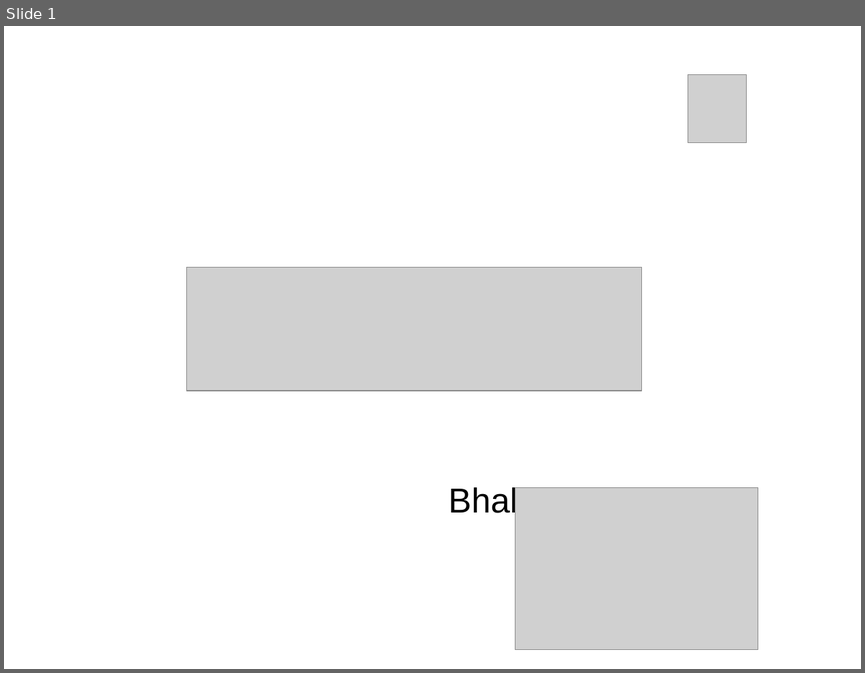
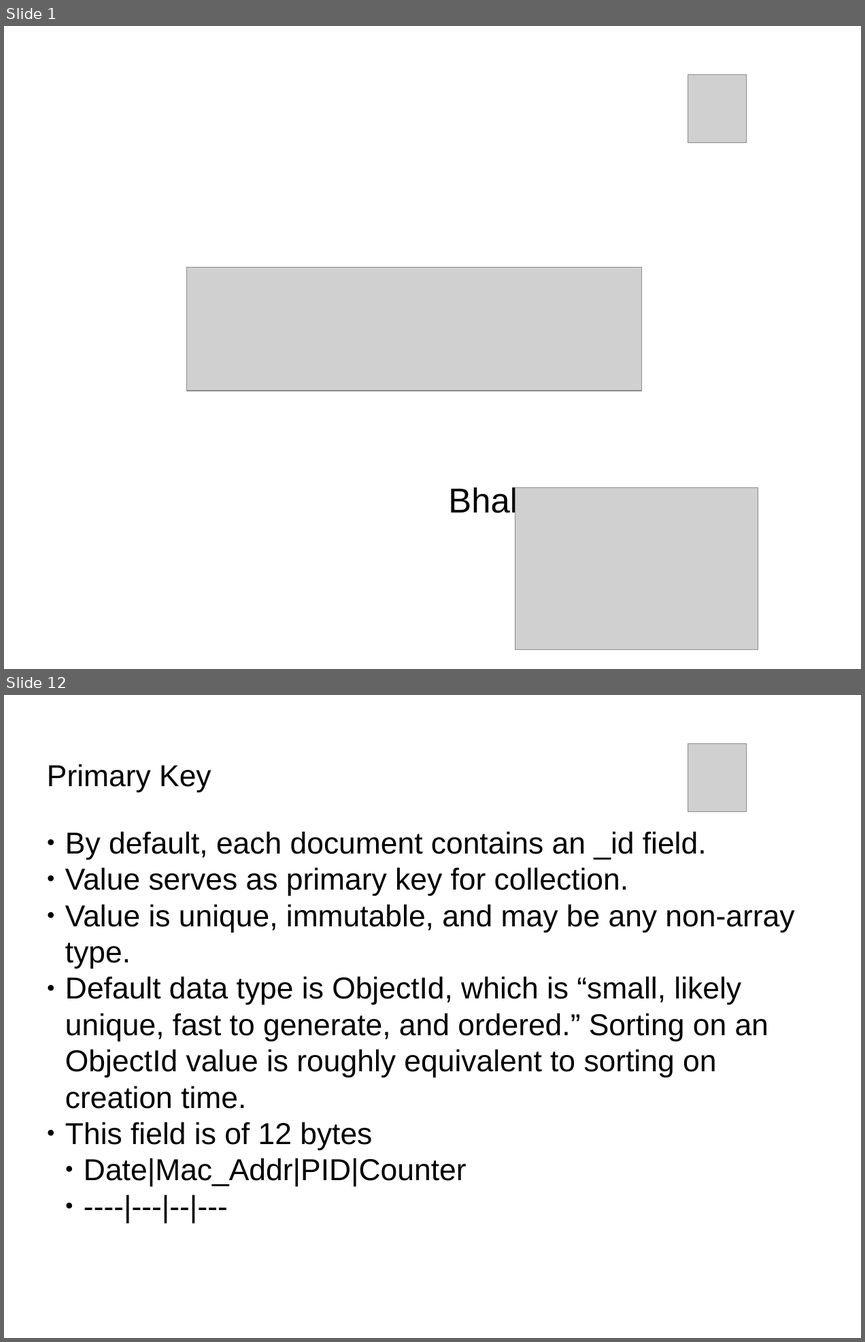
Before and after one commit to Bhakti/mongo_session, a slide deck: MongoDB_Session.odp. Shown one above the other, each under a label of ours: slide 1 before the commit, slides 1 and 12 after it; the slides between them are not shown. The pictures are 865x673 and 865x1342 pixels, drawn with LibreOffice and Linux fonts; fonts in the diff are those of the drawing; grey boxes stand for pictures; background and template pictures are left out. Boxes give left, top, right and bottom in pixels: in the first picture for what was removed or moved away, otherwise in the second. Text is boxed around its words. In the diff, an @@ line names an element or a change of style, - is before the commit and + after.

```diff
--- a/MongoDB_Session.odp
+++ b/MongoDB_Session.odp
@@ slide 12 added at box(4, 695, 861, 1338), background picture (left out) @@
@@ picture added at box(688, 743, 747, 812) @@
@@ title added at box(47, 764, 211, 793), 28 pt, text #000000 @@
+Primary Key
@@ subtitle added at box(65, 831, 794, 1187), 28 pt, text #000000 @@
+● By default, each document contains an _id field.
+● Value serves as primary key for collection.
+● Value is unique, immutable, and may be any non-array type.
+● Default data type is ObjectId, which is “small, likely unique, fast to generate, and ordered.” Sorting on an ObjectId value is roughly equivalent to sorting on creation time.
+● This field is of 12 bytes
+  ● Date|Mac_Addr|PID|Counter
+  ● ----|---|--|---
```
Also in this commit, not shown: 11 slides changed, 5 other slides added, 1 slide removed, 34 other files.
